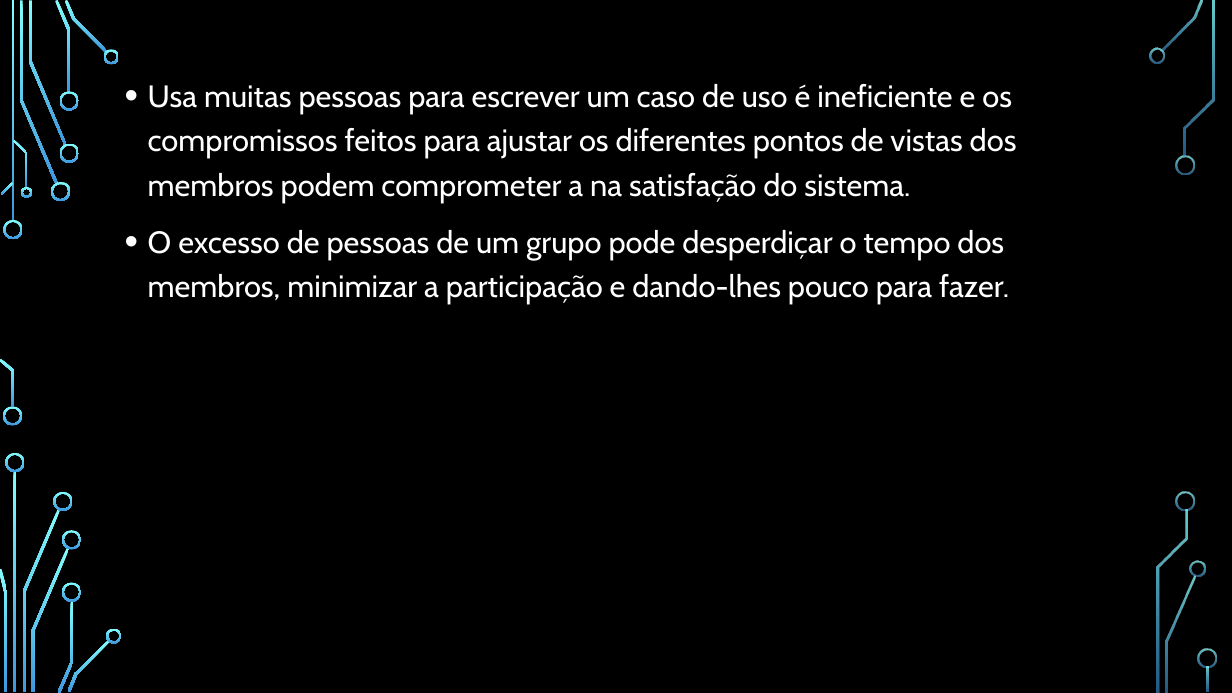
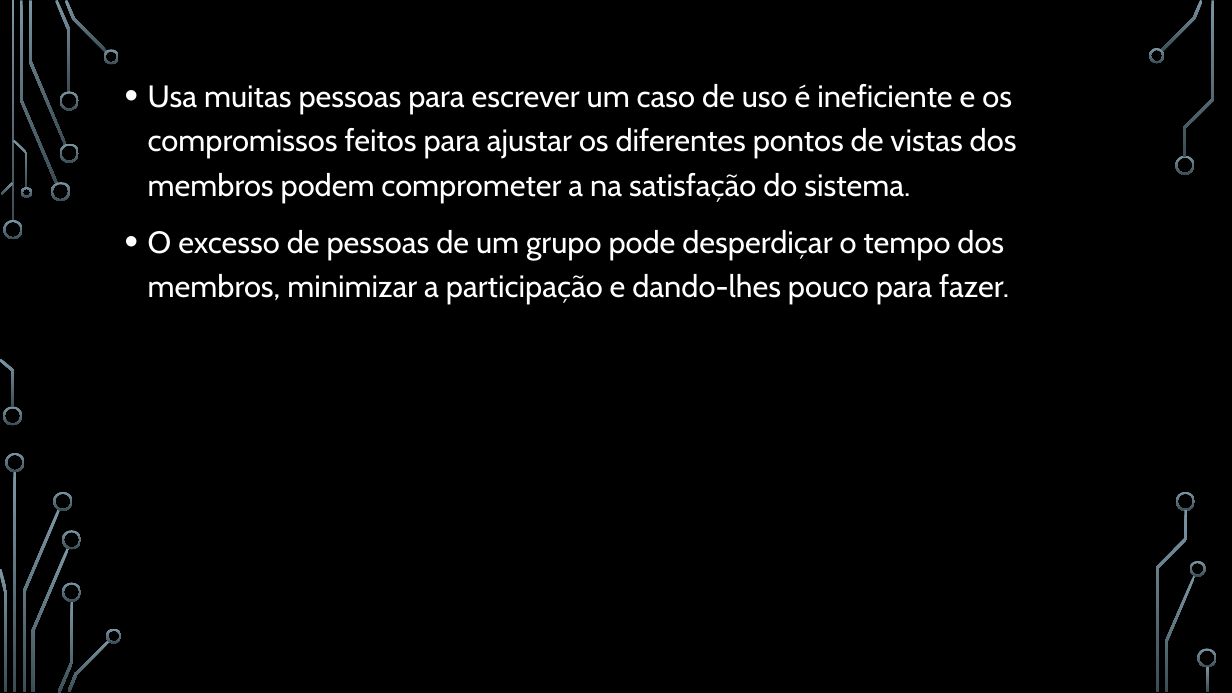
Before and after one commit to VPG6700/IPG-Engenharia-de-Software-II, a slide deck: slide 3 of Resumo-Padrões/SmallWritingTeam.pptx. Drawn at 1232x693 pixels with LibreOffice and Linux fonts; fonts in the diff are those of the drawing; background and template pictures are left out. Boxes give left, top, right and bottom in pixels: in the first picture for what was removed or moved away, otherwise in the second. Text is boxed around its words. In the diff, an @@ line names an element or a change of style, - is before the commit and + after.

```diff
--- a/Resumo-Padrões/SmallWritingTeam.pptx
+++ b/Resumo-Padrões/SmallWritingTeam.pptx
@@ fill gradient #82FFFF to #3D97DE to gradient #7C96A3 to #3B4C54 in 36 elements at [4, 220, 23, 239], [3, 407, 22, 426], [20, 1, 57, 184], [51, 182, 70, 201], [29, 1, 66, 145], [55, 0, 71, 92], [59, 143, 79, 163], [59, 91, 79, 111], [65, 0, 107, 54], [104, 49, 120, 64], [1, 182, 14, 195], [0, 359, 14, 408], [13, 140, 28, 188], [20, 187, 31, 198], [14, 471, 17, 692], [22, 509, 59, 691], [6, 453, 25, 472], [0, 568, 6, 691], [54, 492, 73, 511], [31, 548, 69, 692], [57, 601, 73, 693], [62, 531, 81, 550], [62, 582, 81, 602], [67, 640, 110, 692], [106, 628, 122, 643], [1161, 0, 1203, 52], [1149, 48, 1165, 64], [1176, 155, 1195, 175], [1165, 576, 1196, 692], [1190, 561, 1206, 577], [1184, 1, 1214, 157], [1177, 492, 1196, 511], [1156, 510, 1188, 692], [1198, 649, 1217, 668], [1207, 666, 1210, 692], [11, 1, 14, 222] @@
```
Also in this commit, not shown: 2 other slides changed, 4 slides added, 1 slide removed.
